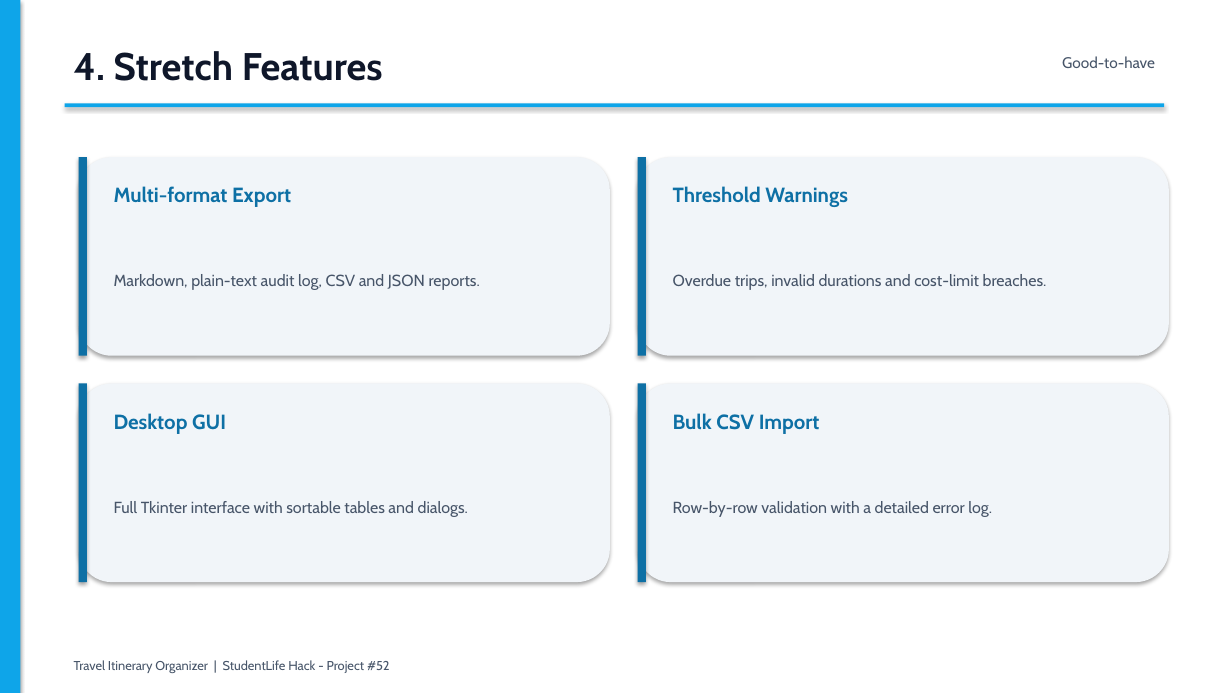
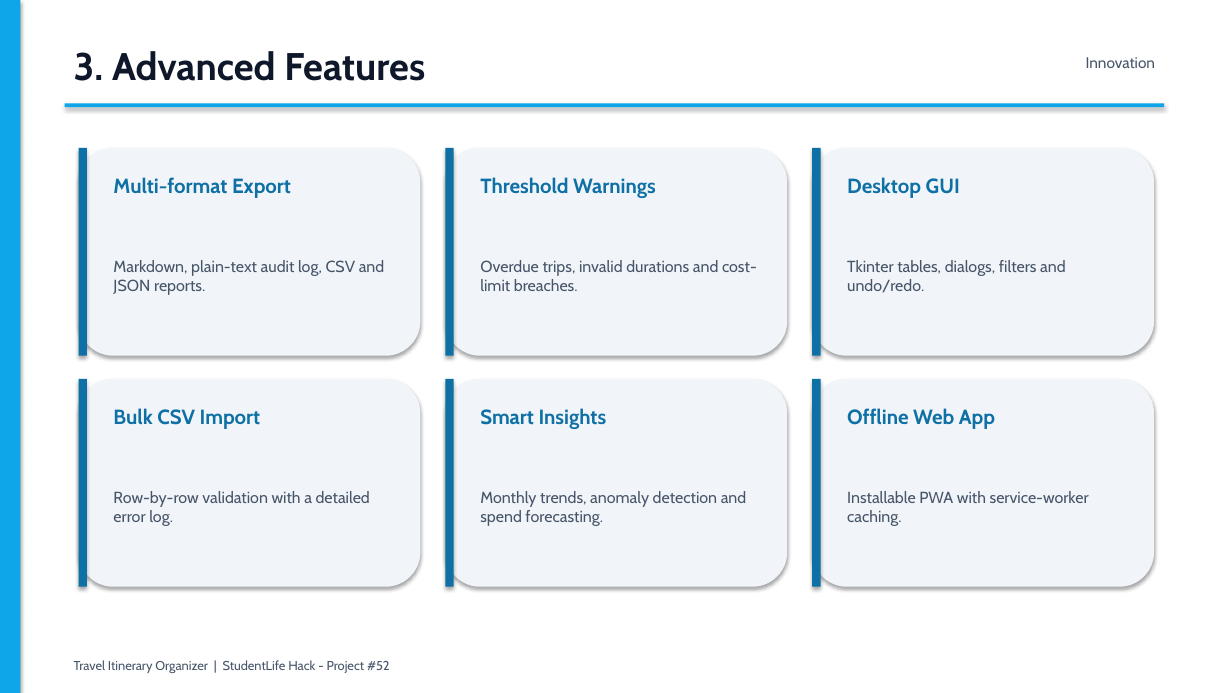
Before and after one commit to pottollaramcharangoud-maker/TravelItineraryOrganizer, a slide deck: slide 4 of TravelItineraryOrganizer_Presentation.pptx (slide 5 before the commit). Drawn at 1232x693 pixels with LibreOffice and Linux fonts; fonts in the diff are those of the drawing. Boxes give left, top, right and bottom in pixels: in the first picture for what was removed or moved away, otherwise in the second. Text is boxed around its words. In the diff, an @@ line names an element or a change of style, - is before the commit and + after.

```diff
--- a/TravelItineraryOrganizer_Presentation.pptx
+++ b/TravelItineraryOrganizer_Presentation.pptx
@@ text at [74, 51, 425, 81]: text changed @@
-4. Stretch Features
+3. Advanced Features
@@ text at [1086, 57, 1155, 68]: text changed @@
-Good-to-have
+Innovation
@@ rectangle: place and size @@
-rectangle at [79, 157, 87, 356]
+rectangle at [79, 148, 87, 356]
@@ rounded rectangle: place and size @@
-rounded rectangle at [79, 157, 610, 356]
+rounded rectangle at [79, 148, 421, 356]
@@ rectangle: place and size @@
-rectangle at [638, 157, 646, 356]
+rectangle at [445, 148, 454, 356]
@@ rounded rectangle: place and size @@
-rounded rectangle at [638, 157, 1169, 356]
+rounded rectangle at [445, 148, 787, 356]
@@ rectangle: place and size @@
-rectangle at [79, 384, 87, 582]
+rectangle at [812, 148, 821, 356]
@@ rounded rectangle: place and size @@
-rounded rectangle at [79, 384, 610, 582]
+rounded rectangle at [812, 148, 1154, 356]
@@ text "Multi-format Export": place and size @@
-text "Multi-format Export" at [114, 186, 291, 207]
+text "Multi-format Export" at [113, 177, 291, 198]
@@ text "Threshold Warnings": place and size @@
-text "Threshold Warnings" at [673, 186, 848, 207]
+text "Threshold Warnings" at [480, 177, 656, 198]
@@ text "Desktop GUI": place and size @@
-text "Desktop GUI" at [114, 413, 226, 434]
+text "Desktop GUI" at [847, 177, 960, 198]
@@ text "Markdown, plain-text audit log, CSV ..." rewrapped from [114, 274, 480, 290] to [113, 260, 385, 295] @@
@@ text "Overdue trips, invalid durations and ..." rewrapped from [673, 274, 1047, 290] to [480, 260, 757, 291] @@
@@ text at [847, 260, 1066, 293]: text changed @@
-Full Tkinter interface with sortable tables and dialogs.
+Tkinter tables, dialogs, filters and undo/redo.
@@ rectangle: place and size @@
-rectangle at [638, 384, 646, 582]
+rectangle at [79, 379, 87, 587]
@@ rounded rectangle: place and size @@
-rounded rectangle at [638, 384, 1169, 582]
+rounded rectangle at [79, 379, 421, 587]
@@ rounded rectangle added at [445, 379, 787, 587], fill #F1F5F9 @@
@@ rectangle added at [445, 379, 454, 587], fill #0E70A5 @@
@@ rounded rectangle added at [812, 379, 1154, 587], fill #F1F5F9 @@
@@ rectangle added at [812, 379, 821, 587], fill #0E70A5 @@
@@ text "Bulk CSV Import": place and size @@
-text "Bulk CSV Import" at [673, 413, 820, 434]
+text "Bulk CSV Import" at [113, 408, 261, 429]
@@ text added at [480, 408, 607, 429], 16 pt, text #0E70A5, bold @@
+Smart Insights
@@ text added at [847, 408, 995, 429], 16 pt, text #0E70A5, bold @@
+Offline Web App
@@ text "Row-by-row validation with a detailed ..." rewrapped from [673, 501, 992, 517] to [113, 491, 370, 526] @@
@@ text added at [480, 491, 747, 526], 12.5 pt, text #475569 @@
+Monthly trends, anomaly detection and spend forecasting.
@@ text added at [847, 491, 1089, 526], 12.5 pt, text #475569 @@
+Installable PWA with service-worker caching.
```
Also in this commit, not shown: 6 other slides changed, 1 slide added, 3 slides removed, 1 other file.
